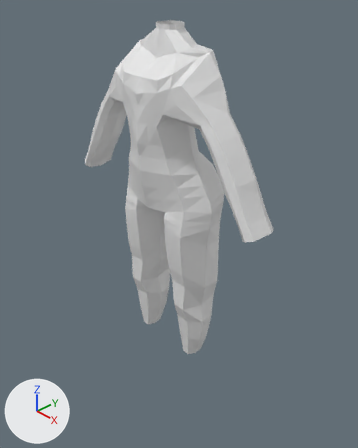
What one commit did to the Blender file Blender Files/Character/CharBodyStart.blend.
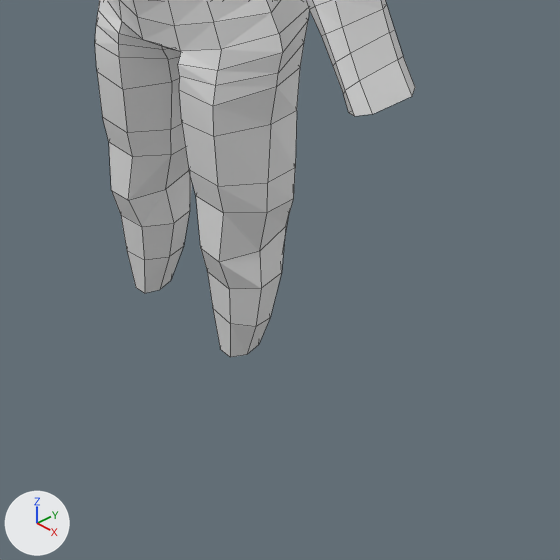
There are two pictures of each version: one whole from a 50 mm lens placed at (1.455, -1.348, 1.32), pointed at (0.017, 0.02, 0.213), one close up on the part from 23% to 95% of the width and 42% to 100% of the height. The axes (+X, +Y, +Z) are drawn at lower left. The lights are the same throughout. The close-ups show mesh edges as thin lines.

The older version as bpy lines, for what is in view:
```python
me_cylinder = bpy.data.meshes.new('Cylinder')
me_cylinder.from_pydata(...)  # 288 vertices, 261 faces, 1 loose edge; spans x -2.95..1.31, y -0.88..1.04, z -5.8..2.3
ob_body = bpy.data.objects.new('Body', me_cylinder)
ob_body.location = (0.0, 0.0, 0.0)
ob_body.scale = (-0.185, -0.185, -0.185)
_m = ob_body.modifiers.new('Mirror', 'MIRROR')
_m.use_clip = True
```
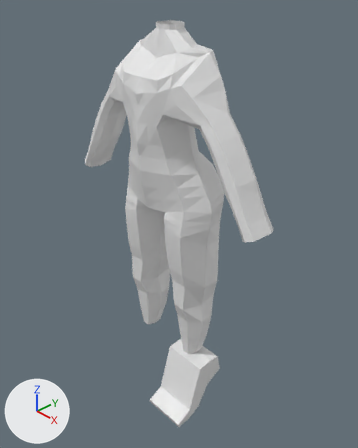
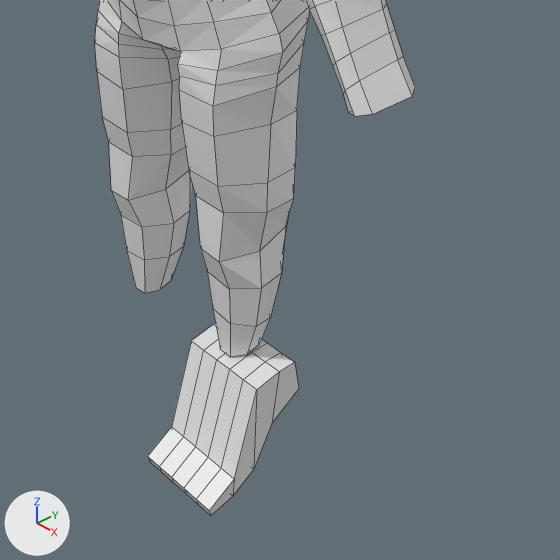
Boxes (x1, y1, x2, y2) around the edits, measured in the close-ups (560 x 560 px):
'Feet', added: after (148, 323, 299, 516)

Patch to the scene script:
```diff
--- a/Blender Files/Character/CharBodyStart.blend.py
+++ b/Blender Files/Character/CharBodyStart.blend.py
@@ me_cube_001 @@
+me_cube_001.from_pydata(...)  # 60 vertices, 60 faces; spans x -1.07..1.0, y -0.84..0.8, z -2.14..1.24
@@ ob_feet @@
+ob_feet = bpy.data.objects.new('Feet', me_cube_001)
+ob_feet.location = (0.16, -0.085, -0.622)
+ob_feet.scale = (-0.106, -0.18, -0.0914)
```
